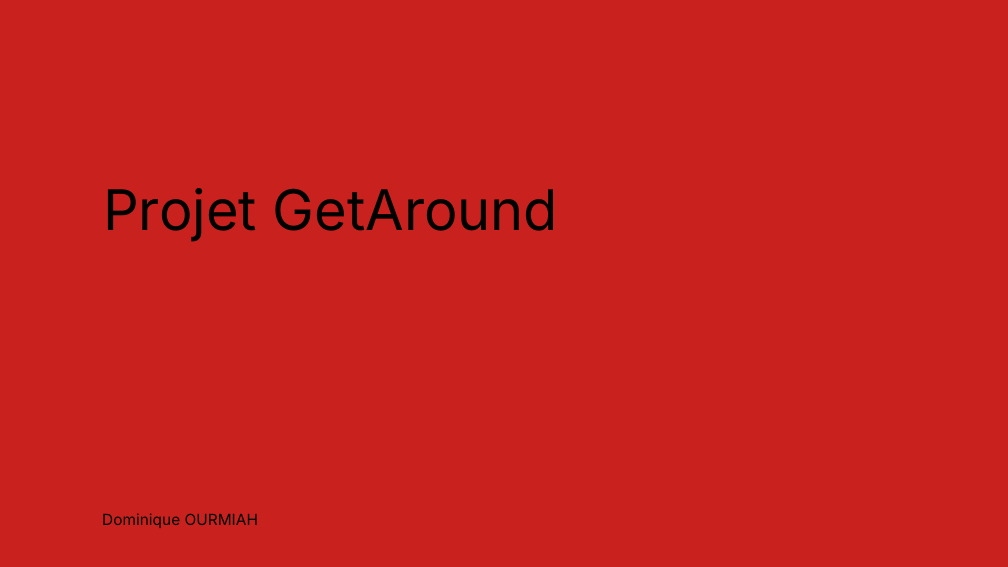
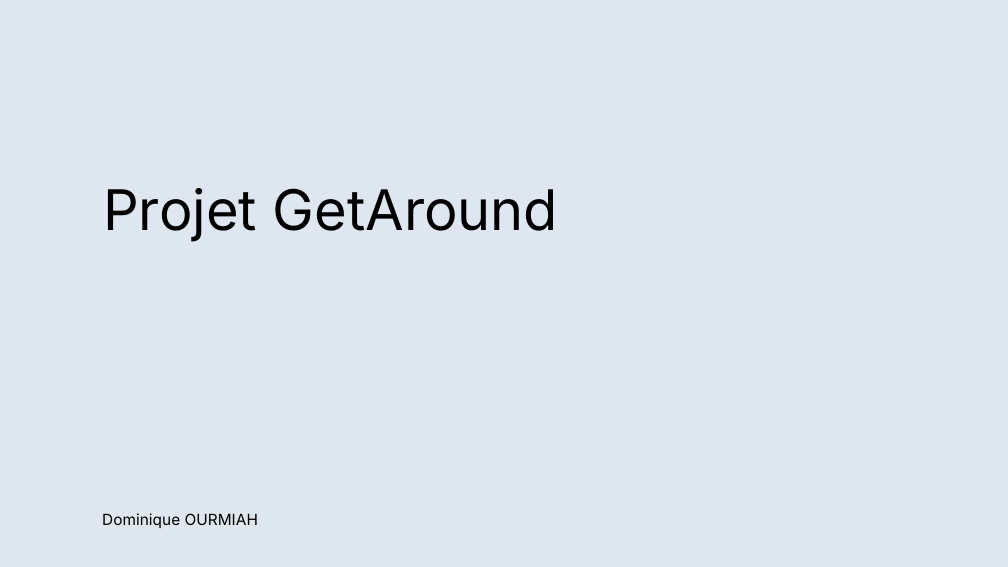
Before and after one commit to dourmiah/Getaround, a slide deck: slide 1 of Getaround_Presentation.odp. Drawn at 1008x567 pixels with LibreOffice and Linux fonts; fonts in the diff are those of the drawing. Boxes give left, top, right and bottom in pixels: in the first picture for what was removed or moved away, otherwise in the second. Text is boxed around its words. In the diff, an @@ line names an element or a change of style, - is before the commit and + after.

```diff
--- a/Getaround_Presentation.odp
+++ b/Getaround_Presentation.odp
@@ background #C9211E to #DEE6EF @@
```
Also in this commit, not shown: 2 other slides changed, 1 other file.
